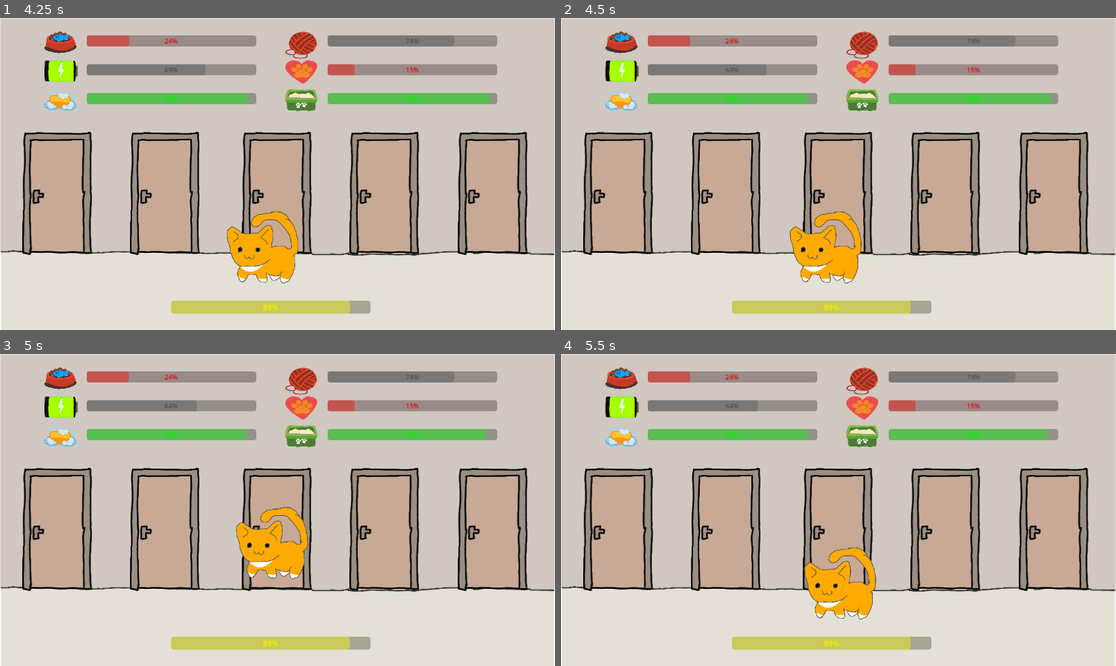
Above: before the commit, frames 1-4 (two rows, left to right).
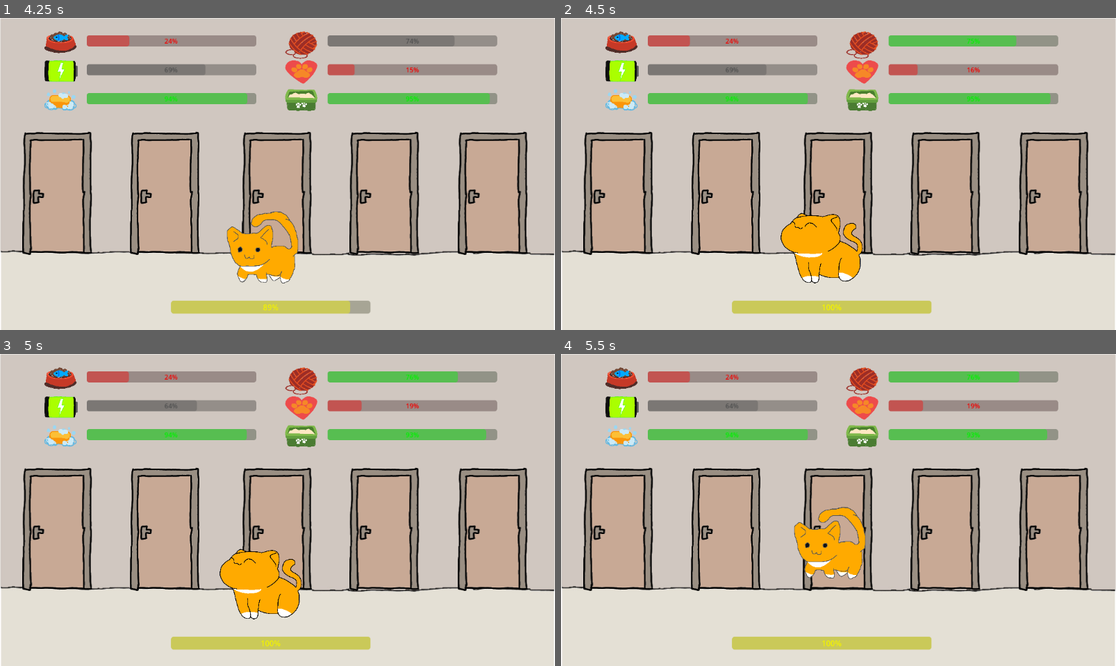
Above: after the commit, the same moments.

Repository: HipolitoThe3rd/Cat-Game
Game: Godot game, scene res://scenes/bath.tscn
The game is run twice, just before and just after one commit, with the same random seed, the same clock (stepped at 60 frames per second) and the same inputs.
Inputs (mouse positions are in pixels of both pictures, inside the frame that each line leads up to):
- Up to frame 1 (4.25 s): click (505, 55) at 0.5 s; click (166, 192) at 1.25 s; tap Enter (ui_accept) at 2, 2.27, 3.02 s; move the mouse to (399, 158) at 2.02 s; hold Right (ui_right) 2.03-3.53 s; click (399, 158) at 2.17 s; move the mouse to (166, 189) at 2.77 s; click (166, 189) at 2.92 s; move the mouse to (333, 105) at 3.52 s; hold Left (ui_left) from 3.53 s (still down); click (333, 105) at 3.67 s
- Up to frame 2 (4.5 s): move the mouse to (810, 236) at 4.27 s; release Left (ui_left) at 4.28 s; hold Right (ui_right) from 4.28 s (still down); click (810, 236) at 4.42 s
- Up to frame 3 (5 s): keep holding Right (ui_right); tap Enter (ui_accept) at 4.52 s
- Up to frame 4 (5.5 s): keep holding Right (ui_right); move the mouse to (1005, 556) at 5.02 s; click (1005, 556) at 5.17 s; tap Enter (ui_accept) at 5.27 s

Frame 1 is identical in both runs. In frame 2, 2.4% of the frame differs, in the area x 39-83%, y 5-95%; in frame 3, 4.5%; in frame 4, 4.3%.

Commit message:
pet the cat wip

Diff:
--- a/scenes/hub.tscn
+++ b/scenes/hub.tscn
@@ -11,8 +11,10 @@
 [ext_resource type="Texture2D" uid="uid://d3c7yuwaro5y3" path="res://sprites/cat_walk_0.png" id="7_441x5"]
 [ext_resource type="Texture2D" uid="uid://cujqlo1rtbohn" path="res://sprites/cat_walk_2.png" id="8_2hkft"]
 [ext_resource type="Texture2D" uid="uid://cfxainbvyetvr" path="res://sprites/hub_door.png" id="9_2hkft"]
+[ext_resource type="Texture2D" uid="uid://c4tolfb8ufe2q" path="res://sprites/cat_pet.png" id="9_mw5nc"]
 [ext_resource type="Texture2D" uid="uid://c3ybbv0khnqaj" path="res://sprites/mood_icons/hunger.png" id="12_s6eg2"]
 [ext_resource type="Texture2D" uid="uid://wdc52mf2vml1" path="res://sprites/mood_icons/energy.png" id="13_5ox4q"]
+[ext_resource type="AudioStream" uid="uid://dbtdyief021cq" path="res://sfx/purr.mp3" id="13_7t3s2"]
 [ext_resource type="Texture2D" uid="uid://ufgbaug4mt2g" path="res://sprites/mood_icons/hygiene.png" id="14_mw5nc"]
 [ext_resource type="Texture2D" uid="uid://dbdv28odkdk47" path="res://sprites/mood_icons/fun.png" id="15_7t3s2"]
 [ext_resource type="Texture2D" uid="uid://ccnvtv4vje8hf" path="res://sprites/mood_icons/love.png" id="16_7n2o6"]
@@ -52,9 +54,25 @@
 "values": [ExtResource("7_441x5"), ExtResource("1_qssp3"), ExtResource("8_2hkft"), ExtResource("1_qssp3")]
 }
 
+[sub_resource type="Animation" id="Animation_7t3s2"]
+resource_name = "pet"
+tracks/0/type = "value"
+tracks/0/imported = false
+tracks/0/enabled = true
+tracks/0/path = NodePath("Sprite2D:texture")
+tracks/0/interp = 1
+tracks/0/loop_wrap = true
+tracks/0/keys = {
+"times": PackedFloat32Array(0),
+"transitions": PackedFloat32Array(1),
+"update": 1,
+"values": [ExtResource("9_mw5nc")]
+}
+
 [sub_resource type="AnimationLibrary" id="AnimationLibrary_s6eg2"]
 _data = {
 &"RESET": SubResource("Animation_lcd1r"),
+&"pet": SubResource("Animation_7t3s2"),
 &"walk": SubResource("Animation_4oyfp")
 }
 
@@ -112,6 +130,7 @@
 [node name="Cat" type="CharacterBody2D" parent="."]
 position = Vector2(526, 459)
 scale = Vector2(3, 3)
+input_pickable = true
 script = ExtResource("2_w6xti")
 
 [node name="Sprite2D" type="Sprite2D" parent="Cat"]
@@ -139,6 +158,9 @@
 stream = ExtResource("6_441x5")
 
 [node name="MeowHappy" type="AudioStreamPlayer" parent="Cat/SFX"]
+
+[node name="Purr" type="AudioStreamPlayer" parent="Cat/SFX"]
+stream = ExtResource("13_7t3s2")
 
 [node name="Floor" type="StaticBody2D" parent="."]
 
@@ -285,3 +307,8 @@
 offset_right = 1094.0
 offset_bottom = 183.0
 scale = Vector2(0.85, 0.85)
+
+[connection signal="mouse_entered" from="Cat" to="." method="_on_cat_mouse_entered"]
+[connection signal="mouse_entered" from="Cat" to="Cat" method="_on_mouse_entered"]
+[connection signal="mouse_exited" from="Cat" to="." method="_on_cat_mouse_exited"]
+[connection signal="mouse_exited" from="Cat" to="Cat" method="_on_mouse_exited"]
--- a/scripts/cat_hub.gd
+++ b/scripts/cat_hub.gd
@@ -10,6 +10,7 @@
 @onready var sfx_meow2 = $SFX/Meow2
 @onready var sfx_meow3 = $SFX/Meow3
 @onready var sfx_meow_happy = $SFX/MeowHappy
+@onready var sfx_purr = $SFX/Purr
 
 # Autonomous behavior timers
 var meow_timer = 0.0
@@ -24,6 +25,8 @@
 var current_direction = 0 # -1, 0, or 1
 var is_autonomous = true
 
+# Misc vars
+var being_petted = false # whether the player is petting the cat
 
 func _ready() -> void:
 	Input.set_custom_mouse_cursor(null)
@@ -58,7 +61,10 @@
 	else:
 		velocity.x = move_toward(velocity.x, 0, SPEED)
 
-	move_and_slide()
+	if being_petted:
+		pet_cat()
+	else:
+		move_and_slide()
 
 
 func update_autonomous_behavior(delta: float) -> void:
@@ -67,11 +73,11 @@
 	if movement_timer <= 0:
 		current_direction = randi() % 3 - 1  # -1, 0, or 1
 		print("cat's current direction: ", current_direction)
-		if current_direction == 0:
+		if current_direction == 0 and being_petted == false:
 			anim_play.play("RESET")
 		else:
 			#print("cat started walking")
-			if anim_play.current_animation != "walk":
+			if anim_play.current_animation != "walk" and being_petted == false:
 				anim_play.play("walk")
 			if current_direction == 1: # if moving right
 				sprite.flip_h = current_direction # flip sprite
@@ -180,8 +186,8 @@
 
 
 func pet_cat() -> void:
-	Global.affection = min(100, Global.affection + 15)
-	Global.entertainment = min(100, Global.entertainment + 10)
+	Global.affection = min(100, Global.affection + 0.1)
+	Global.entertainment = min(100, Global.entertainment + 0.05)
 	Global.mood = min(100, Global.mood + 10)
 
 
@@ -196,3 +202,15 @@
 	Global.mood = min(100, Global.mood + 8)
 	Global.affection = max(0, Global.affection - 10)  # Cats don't like baths!
 	Global.energy = max(0, Global.energy - 15)
+
+
+func _on_mouse_entered() -> void:
+	being_petted = true
+	sfx_purr.play()
+	anim_play.play("pet")
+
+
+func _on_mouse_exited() -> void:
+	being_petted = false
+	sfx_purr.stop()
+	anim_play.play("RESET")
--- a/scripts/global.gd
+++ b/scripts/global.gd
@@ -1,6 +1,8 @@
 ## Global variables
 extends Node
 
+var cursor_default = load("res://sprites/cursors/cursor_default.png")
+var cursor_pet = load("res://sprites/cursors/cursor_pet.png")
 var cursor_shower = load("res://sprites/cursors/cursor_shower-head.png")
 var cursor_shower_pour = load("res://sprites/cursors/cursor_shower-head_pressedd.png")
 
--- a/scripts/hub.gd
+++ b/scripts/hub.gd
@@ -7,6 +7,9 @@
 @onready var pb_funbar = $Control/EntertainmentBar
 @onready var pb_lovebar = $Control/AffectionBar
 @onready var pb_bladderbar = $Control/BladderBar
+
+func _ready() -> void:
+	Input.set_custom_mouse_cursor(Global.cursor_default)
 
 func  _process(_delta: float) -> void:
 	#print("Cat's mood: ", Global.mood)
@@ -60,3 +63,12 @@
 	else:
 		pb_bladderbar.modulate = Color(0.333, 0.333, 0.333) # gray for neutral range
 	pass
+
+
+func _on_cat_mouse_entered() -> void:
+	#print("cursor entered cat")
+	Input.set_custom_mouse_cursor(Global.cursor_pet)
+
+func _on_cat_mouse_exited() -> void:
+	#print("cursor exited cat")
+	Input.set_custom_mouse_cursor(Global.cursor_default)
Not shown: 1 places in scenes/hub.tscn that only renumber resources
Not shown, added: sfx/purr.mp3.import
Binary file added: sprites/cat_pet.png
Not shown, added: sprites/cat_pet.png.import
Binary file added: sprites/cursors/cursor_default.png
Not shown, added: sprites/cursors/cursor_default.png.import
Binary file added: sprites/cursors/cursor_pet.png
Not shown, added: sprites/cursors/cursor_pet.png.import
Not shown, added: sfx/purr.mp3
